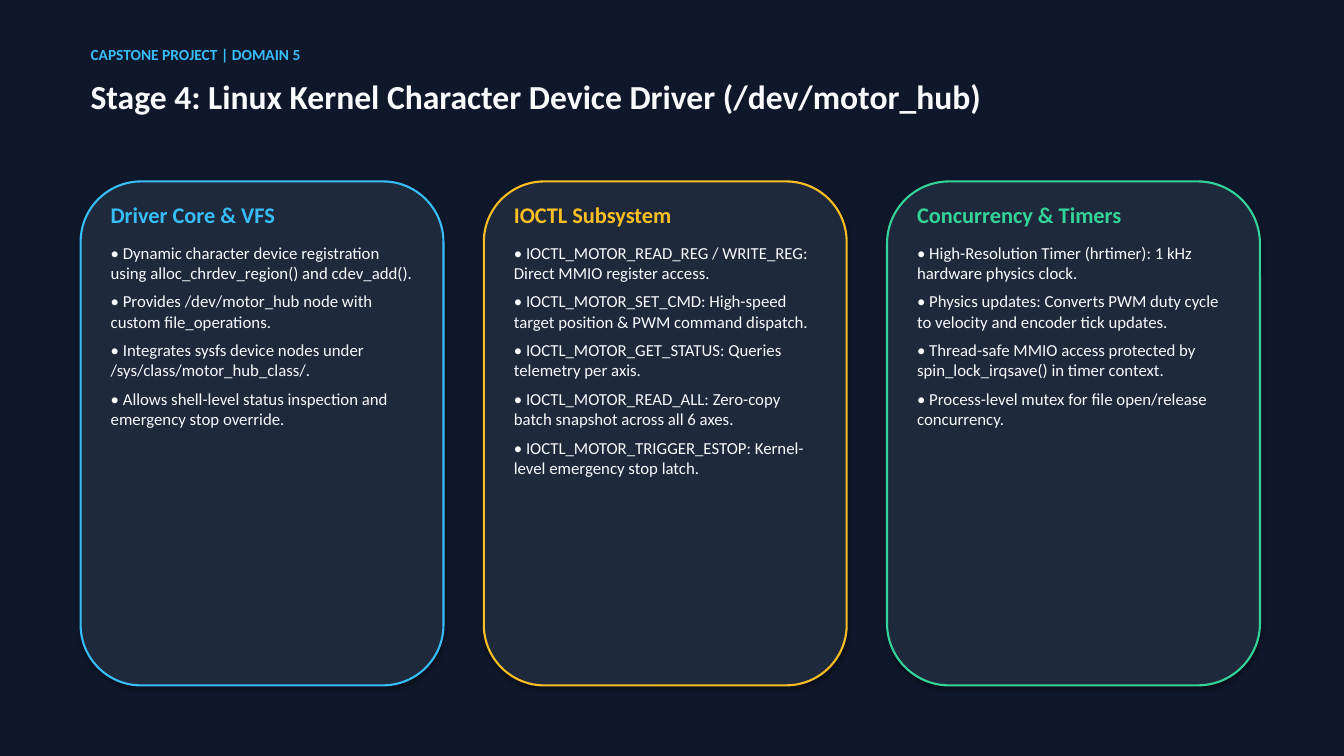
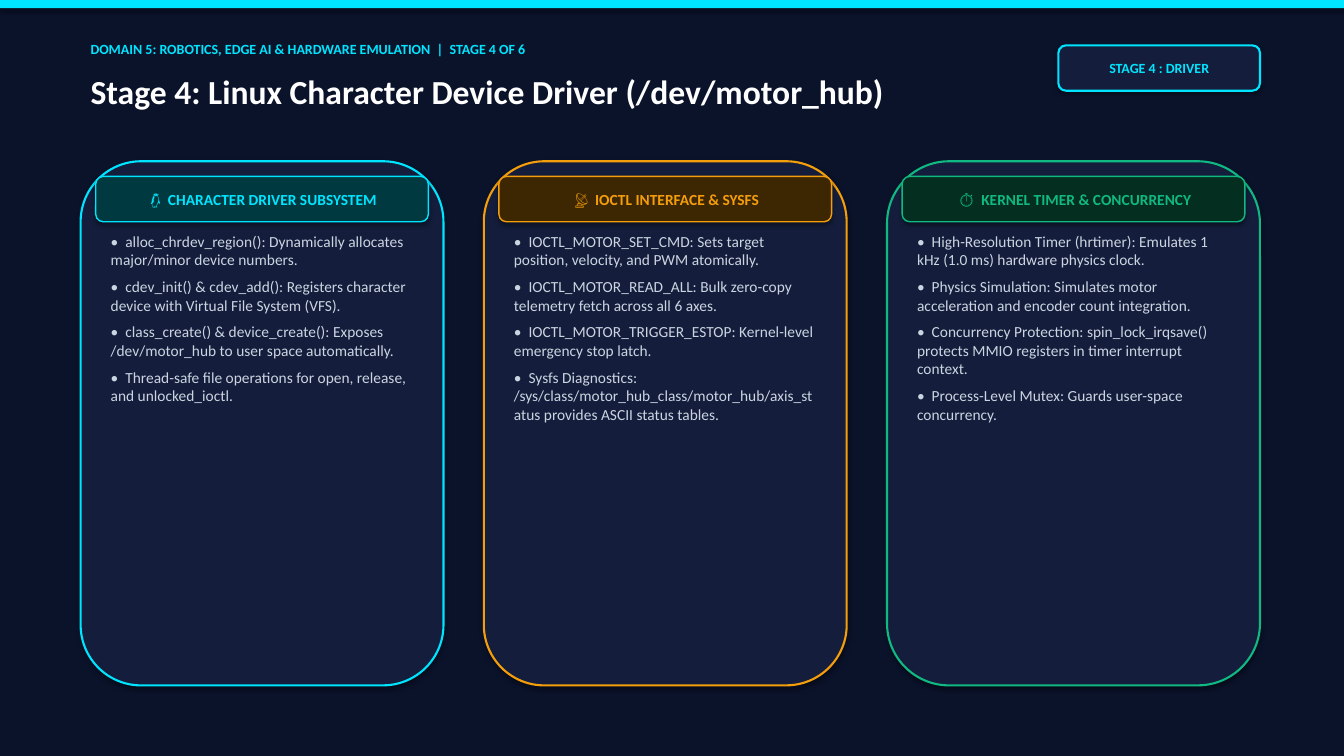
Before and after one commit to Amankumar307/robotic-motor-hub, a slide deck: slide 6 of docs/Robotic_Motor_Hub_Presentation.pptx. Drawn at 1344x756 pixels with LibreOffice and Linux fonts; fonts in the diff are those of the drawing. Boxes give left, top, right and bottom in pixels: in the first picture for what was removed or moved away, otherwise in the second. Text is boxed around its words. In the diff, an @@ line names an element or a change of style, - is before the commit and + after.

Commit message:
docs(presentation): Upgrade presentation with vibrant color cards, metrics dashboard, and interactive HTML deck

```diff
--- a/docs/Robotic_Motor_Hub_Presentation.pptx
+++ b/docs/Robotic_Motor_Hub_Presentation.pptx
@@ rectangle at [0,0,1344,756]: fill #0F172A to #0B132B; outline #0F172A 0.75 pt to none @@
@@ rectangle added at [0,0,1344,8], fill #00E5FF @@
@@ text removed at [91,50,301,60] @@
-CAPSTONE PROJECT | DOMAIN 5
@@ text added at [91,44,525,56], 10 pt, text #00E5FF, bold @@
+DOMAIN 5: ROBOTICS, EDGE AI & HARDWARE EMULATION | STAGE 4 OF 6
@@ rounded rectangle added at [1059,45,1260,91], fill #141E3C, outline #00E5FF 1.5 pt, 10 pt, text #00E5FF, bold @@
+STAGE 4 : DRIVER
@@ text at [91,79,884,110]: text changed; text colour #F8FAFC to #FFFFFF @@
-Stage 4: Linux Kernel Character Device Driver (/dev/motor_hub)
+Stage 4: Linux Character Device Driver (/dev/motor_hub)
@@ rounded rectangle: place and size @@
-rounded rectangle at [484,181,847,686]
+rounded rectangle at [81,161,444,686]
@@ rounded rectangle at [81,161,444,686]: fill #1E293B to #141E3C; outline #FBBF24 1.5 pt to #00E5FF 1.5 pt @@
@@ rounded rectangle added at [96,176,429,222], fill #00393F, outline #00E5FF 1 pt, 11 pt, text #00E5FF, bold @@
+🐧 CHARACTER DRIVER SUBSYSTEM
@@ rounded rectangle added at [484,161,847,686], fill #141E3C, outline #F59E0B 1.5 pt @@
@@ rounded rectangle added at [499,176,832,222], fill #3D2702, outline #F59E0B 1 pt, 11 pt, text #F59E0B, bold @@
+📡 IOCTL INTERFACE & SYSFS
@@ rounded rectangle: place and size @@
-rounded rectangle at [887,181,1260,686]
+rounded rectangle at [887,161,1260,686]
@@ rounded rectangle at [887,161,1260,686]: fill #1E293B to #141E3C; outline #34D399 1.5 pt to #10B981 1.5 pt @@
@@ rounded rectangle added at [902,176,1245,222], fill #042E20, outline #10B981 1 pt, 11 pt, text #10B981, bold @@
+⏱️ KERNEL TIMER & CONCURRENCY
@@ rounded rectangle removed at [81,181,444,686] @@
@@ text at [111,236,406,403]: text changed; size 12 to 11 pt; text colour #F8FAFC to #CBD5E1 @@
-Driver Core & VFS
-• Dynamic character device registration using alloc_chrdev_region() and cdev_add().
-• Provides /dev/motor_hub node with custom file_operations.
-• Integrates sysfs device nodes under /sys/class/motor_hub_class/.
-• Allows shell-level status inspection and emergency stop override.
+• alloc_chrdev_region(): Dynamically allocates major/minor device numbers.
+• cdev_init() & cdev_add(): Registers character device with Virtual File System (VFS).
+• class_create() & device_create(): Exposes /dev/motor_hub to user space automatically.
+• Thread-safe file operations for open, release, and unlocked_ioctl.
@@ text "• IOCTL_MOTOR_SET_CMD: Sets target position, ...": place and size @@
-text "• IOCTL_MOTOR_SET_CMD: Sets target position, ..." at [514,207,807,477]
+text "• IOCTL_MOTOR_SET_CMD: Sets target position, ..." at [514,237,813,423]
@@ text at [514,237,792,314]: text changed; size 12 to 11 pt; text colour #F8FAFC to #CBD5E1 @@
-IOCTL Subsystem
-• IOCTL_MOTOR_READ_REG / WRITE_REG: Direct MMIO register access.
-• IOCTL_MOTOR_SET_CMD: High-speed target position & PWM command dispatch.
-• IOCTL_MOTOR_GET_STATUS: Queries telemetry per axis.
-• IOCTL_MOTOR_READ_ALL: Zero-copy batch snapshot across all 6 axes.
+• IOCTL_MOTOR_SET_CMD: Sets target position, velocity, and PWM atomically.
+• IOCTL_MOTOR_READ_ALL: Bulk zero-copy telemetry fetch across all 6 axes.
@@ text at [917,236,1208,423]: text changed; size 12 to 11 pt; text colour #F8FAFC to #CBD5E1 @@
-Concurrency & Timers
-• High-Resolution Timer (hrtimer): 1 kHz hardware physics clock.
-• Physics updates: Converts PWM duty cycle to velocity and encoder tick updates.
-• Thread-safe MMIO access protected by spin_lock_irqsave() in timer context.
-• Process-level mutex for file open/release concurrency.
+• High-Resolution Timer (hrtimer): Emulates 1 kHz (1.0 ms) hardware physics clock.
+• Physics Simulation: Simulates motor acceleration and encoder count integration.
+• Concurrency Protection: spin_lock_irqsave() protects MMIO registers in timer interrupt context.
+• Process-Level Mutex: Guards user-space concurrency.
@@ text at [514,326,813,359]: size 12 to 11 pt, text colour #F8FAFC to #CBD5E1 in "• IOCTL_MOTOR_TRIGGER_ESTOP: Kernel-level emergency stop lat ..." @@
@@ text at [514,372,812,423]: paragraph added @@
+• Sysfs Diagnostics: /sys/class/motor_hub_class/motor_hub/axis_status provides ASCII status tables.
```
Also in this commit, not shown: 10 other slides changed, 1 slide added, 1 slide removed, 1 other file.
